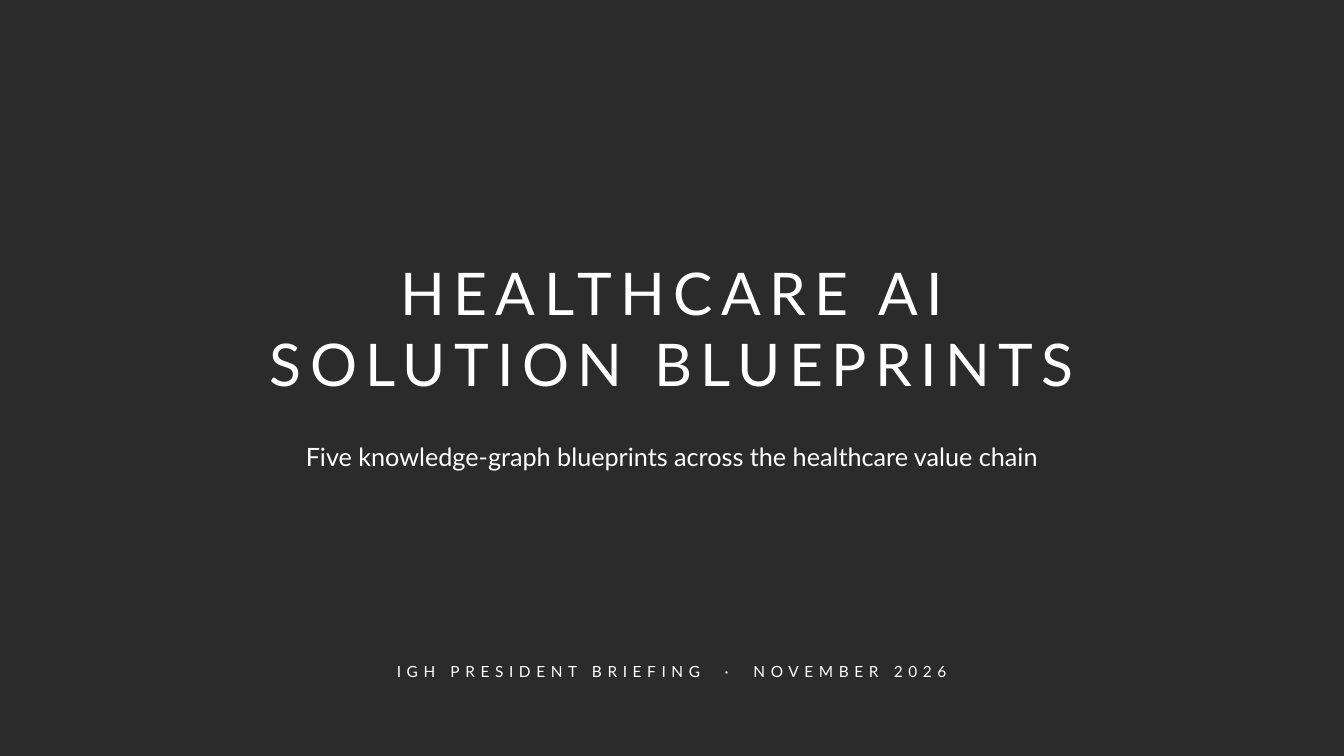
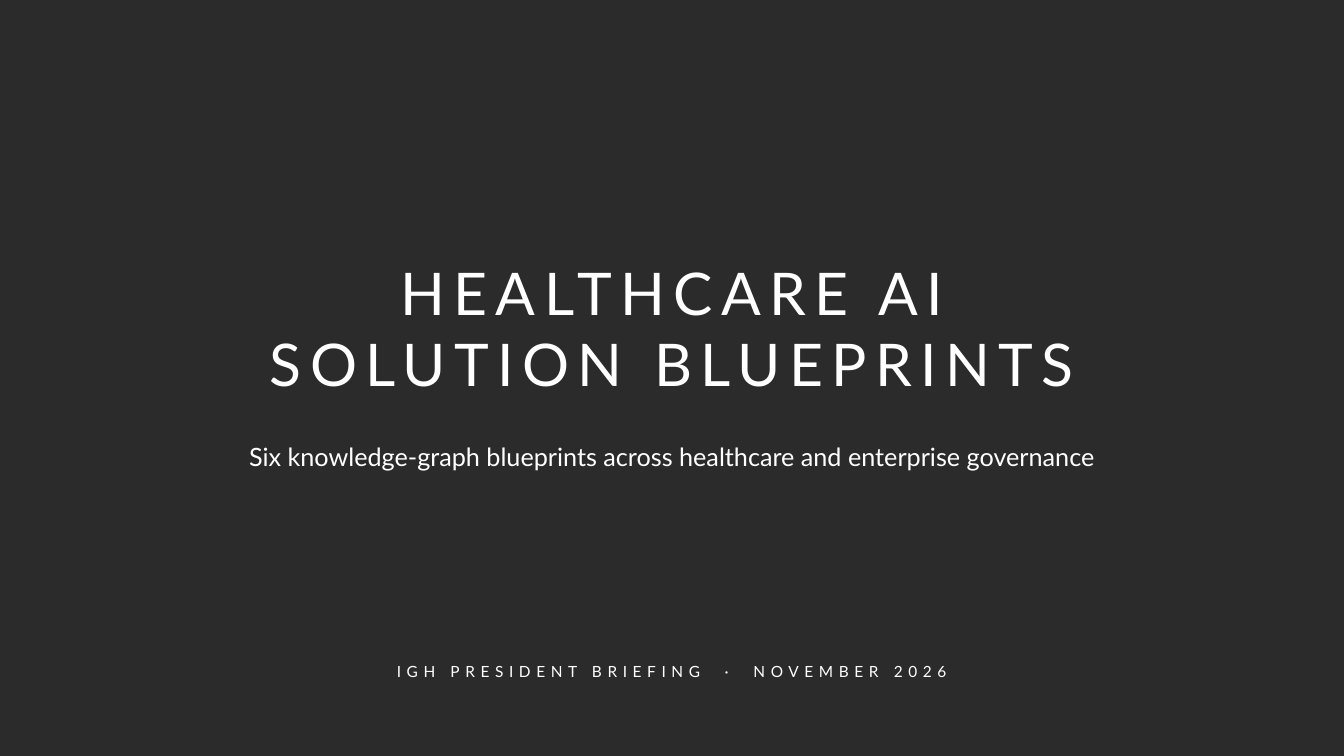
Before and after one commit to chintasurya/HealthcareCasestudies, a slide deck: slide 1 of deck/IG_Healthcare_AI_Solution_Blueprints.pptx. Drawn at 1344x756 pixels with LibreOffice and Linux fonts; fonts in the diff are those of the drawing; background and template pictures are left out; a plain dark background stands for a picture behind light text. Boxes give left, top, right and bottom in pixels: in the first picture for what was removed or moved away, otherwise in the second. Text is boxed around its words. In the diff, an @@ line names an element or a change of style, - is before the commit and + after.

```diff
--- a/deck/IG_Healthcare_AI_Solution_Blueprints.pptx
+++ b/deck/IG_Healthcare_AI_Solution_Blueprints.pptx
@@ text at [249,447,1095,470]: text changed @@
-Five knowledge-graph blueprints across the healthcare value chain
+Six knowledge-graph blueprints across healthcare and enterprise governance
```
Also in this commit, not shown: 21 other slides changed, 9 slides added, 4 other files.
